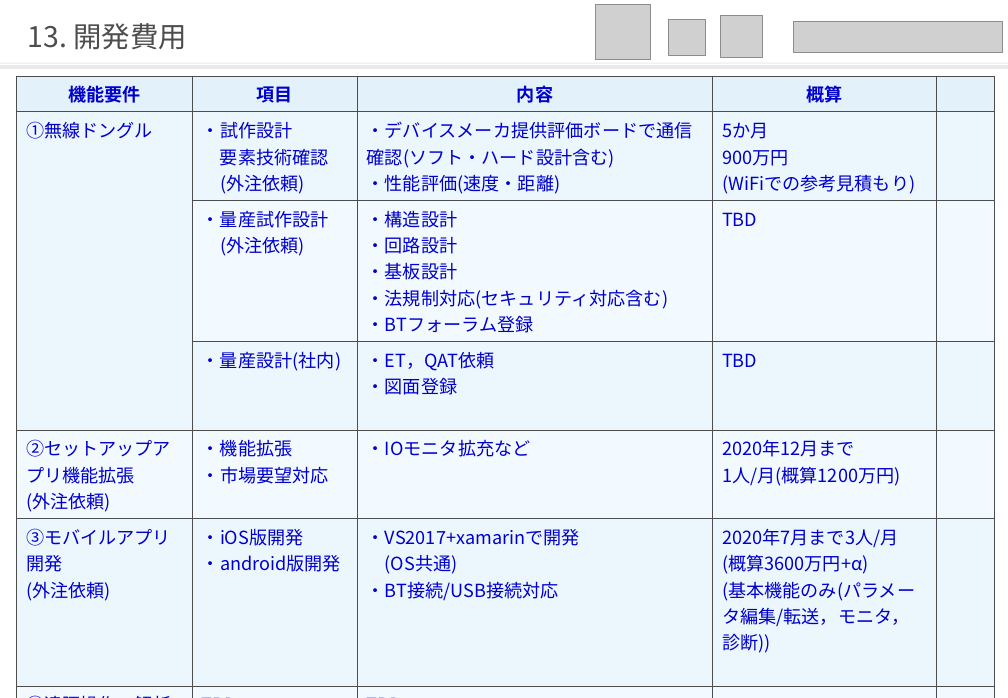
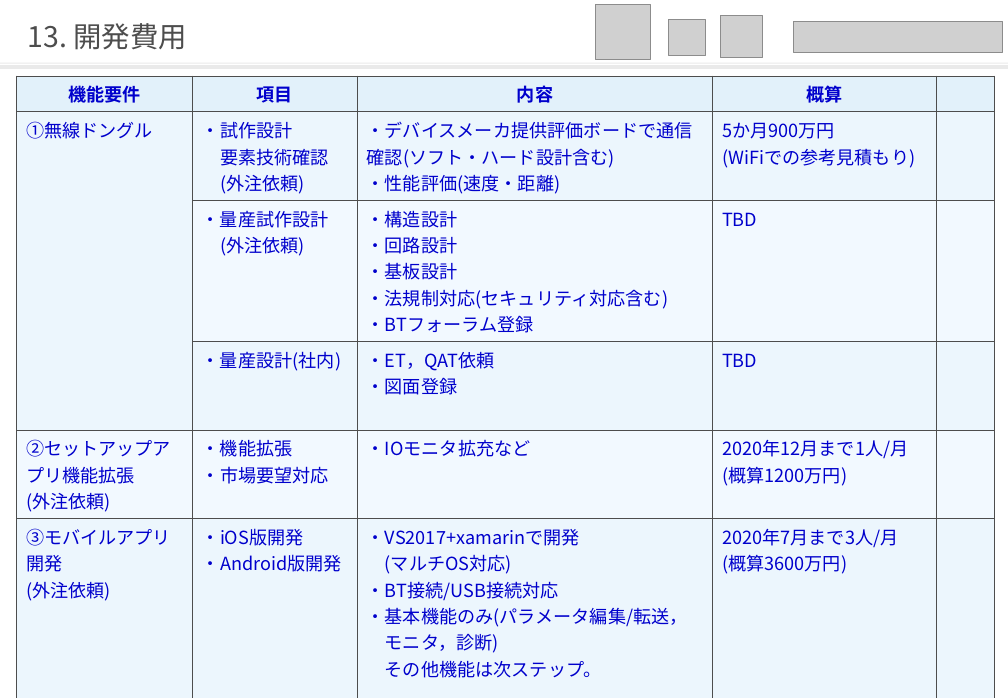
Before and after one commit to qzq03657/hellow-world, a slide deck: slide 14 of 次期サーボシステム_ユーザビリティ向上_藤沢案.pptx (slide 13 before the commit). Drawn at 1008x698 pixels with LibreOffice and Linux fonts; fonts in the diff are those of the drawing; grey boxes stand for pictures. Boxes give left, top, right and bottom in pixels: in the first picture for what was removed or moved away, otherwise in the second. Text is boxed around its words. In the diff, an @@ line names an element or a change of style, - is before the commit and + after.

```diff
--- a/次期サーボシステム_ユーザビリティ向上_藤沢案.pptx
+++ b/次期サーボシステム_ユーザビリティ向上_藤沢案.pptx
@@ table at <box>17,76,995,682</box> @@
-row 2, column 4: 5か月 / 900万円 / (WiFiでの参考見積もり)
+row 2, column 4: 5か月900万円 / (WiFiでの参考見積もり)
-row 5, column 4: 2020年12月まで / 1人/月(概算1200万円)
+row 5, column 4: 2020年12月まで1人/月(概算1200万円)
-row 6: ③モバイルアプリ / 開発 / (外注依頼) | ・iOS版開発 / ・android版開発 | ・VS2017+xamarinで開発 (OS共通) / ・BT接続/USB接続対応 | 2020年7月まで3人/月 / (概算3600万円+α) / (基本機能のみ(パラメータ編集/転送，モニタ，診断)) | 
+row 6: ③モバイルアプリ / 開発 / (外注依頼) | ・iOS版開発 / ・Android版開発 | ・VS2017+xamarinで開発 (マルチOS対応) / ・BT接続/USB接続対応 ・基本機能のみ(パラメータ編集/転送， モニタ，診断) その他機能は次ステップ。 | 2020年7月まで3人/月 / (概算3600万円) | 
@@ page number removed at <box>977,686,992,687</box> @@
-12
```
Also in this commit, not shown: 9 other slides changed, 1 slide added.
